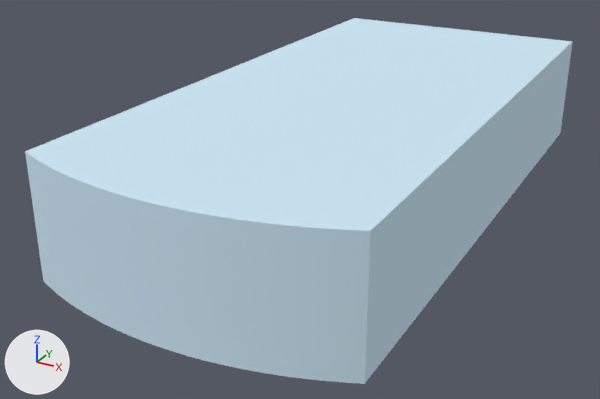
A saved change to the FBX model Unity Project/Giroux-CAP6117-SANC - crown/Assets/Models/LOD Headstones/PA-6-F.fbx.
Camera for both pictures: a 50 mm camera at (0.295, -0.9, 0.2) aimed at (-0.029, -0.312, -0.095). The lights are fixed; the arrows at lower left show +X, +Y and +Z. The older version comes first. Objects named as collision shapes, trigger or cutter boxes, shadow casters or lower levels of detail are left out. Where no turn or scale is listed for an object, it has been applied to the vertices.

Names of what the first picture shows: 'PA-6-F_LOD0'.
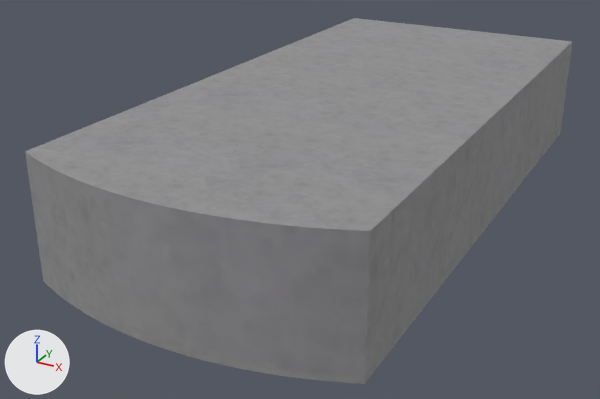
The change, as a diff of the scene's bpy script:
```diff
--- a/Unity Project/Giroux-CAP6117-SANC - crown/Assets/Models/LOD Headstones/PA-6-F.fbx.py
+++ b/Unity Project/Giroux-CAP6117-SANC - crown/Assets/Models/LOD Headstones/PA-6-F.fbx.py
@@ img_a_6_f_png @@
+img_a_6_f_png = load_image('A-6-F.png', '../../Materials/LOD Headstone Mats/A-6-F.png', 1024, 1024, 'sRGB')
@@ mat_0_615686_0_811765_0_929412_0_000000_0_134 @@
+mat_0_615686_0_811765_0_929412_0_000000_0_134 = principled_material('0.615686_0.811765_0.929412_0.000000_0.134')
+mat_0_615686_0_811765_0_929412_0_000000_0_134.texture = img_a_6_f_png
+mat_0_615686_0_811765_0_929412_0_000000_0_134.roughness = 0.859
@@ me_mesh0 @@
 me_mesh0.from_pydata(...)  # 50 vertices, 96 faces; spans x -0.13..0.13, y -0.548..0.0, z -0.102..0.0
-me_mesh0.materials.append(mat_0_615686_0_811765_0_929412_0_000000_0_000000)  # blue #cee9f7
+me_mesh0.materials.append(mat_0_615686_0_811765_0_929412_0_000000_0_134)  # picture img_a_6_f_png
```

Location of each change, (x1, y1, x2, y2) in pixels of the pictures (600 x 399 px):
'PA-6-F_LOD0', recoloured (blue to grey)
    both: (25, 18, 573, 384)
